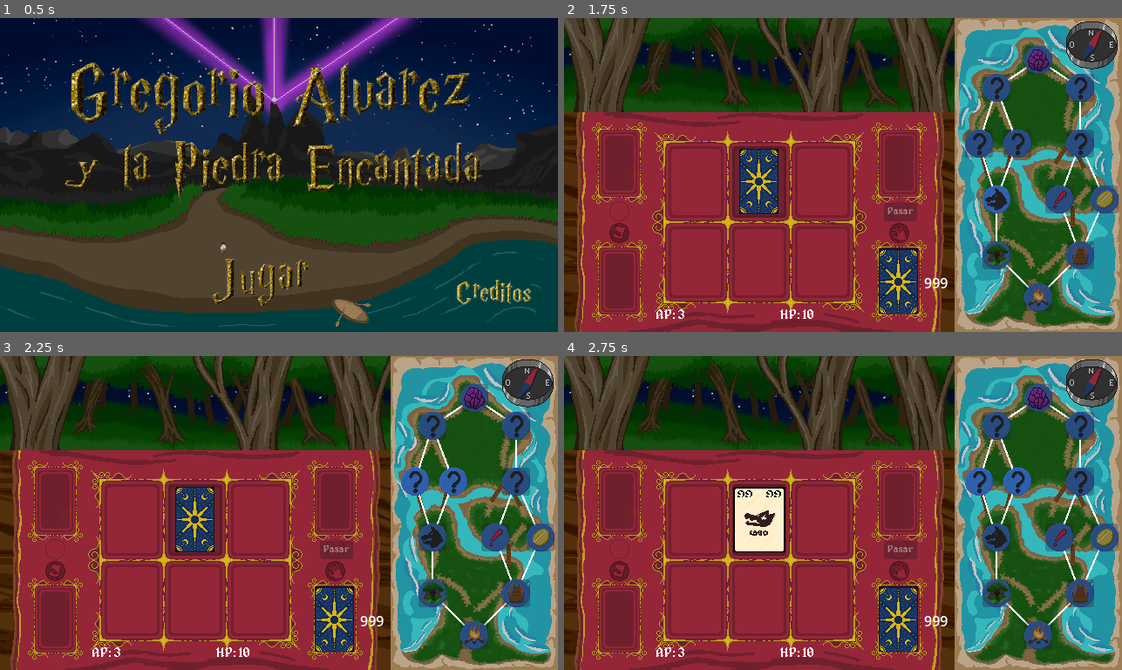
Above: before the commit, frames 1-4 (two rows, left to right).
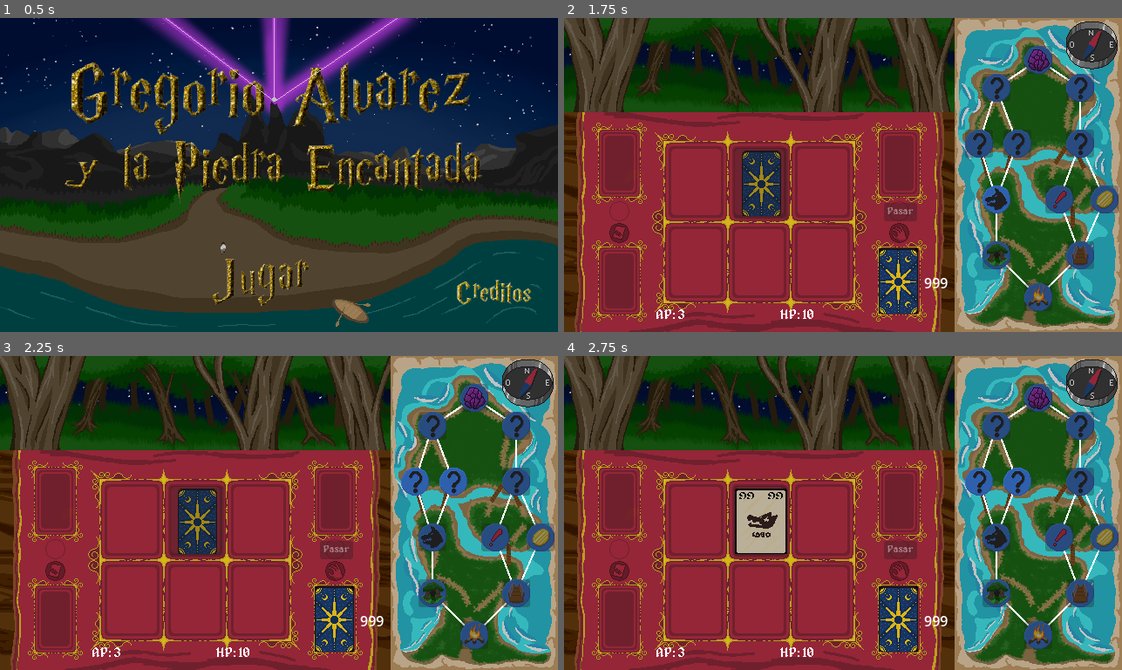
Above: after the commit, the same moments.

Repository: gonzapiacen/Jam-GA-2026
Game: Godot game, scene res://scenes/menu.tscn
Two runs of this game, one before a commit and one after it. Both use one fixed random seed, a clock stepped at 60 frames per second and the inputs below.
Inputs (mouse positions are in pixels of both pictures, inside the frame that each line leads up to):
- Up to frame 1 (0.5 s): no input
- Up to frame 2 (1.75 s): click (826, 281) at 0.5 s; click (999, 256) at 1.27 s
- Up to frame 3 (2.25 s): click (435, 538) at 2 s
- Up to frame 4 (2.75 s): no input

Frame 1 is identical in both runs. In frame 2, 1.2% of the frame differs, in the area x 30-41%, y 40-65%; in frame 3, 1.2%; in frame 4, 2.1%.

Commit message:
El lobo puede ganar. Falta eventos con cartas

Diff:
--- a/scenes/carta.tscn
+++ b/scenes/carta.tscn
@@ -1,7 +1,7 @@
 [gd_scene format=3 uid="uid://dis815jg1ldj4"]
 
 [ext_resource type="Script" uid="uid://ck2bqjec8603u" path="res://scenes/carta_node.gd" id="1_txgwi"]
-[ext_resource type="Texture2D" uid="uid://ctp60vy51om4f" path="res://assets/texturas/frent_carta.png" id="2_rx7pn"]
+[ext_resource type="Texture2D" uid="uid://dk86omf05fgg7" path="res://assets/texturas/carta_vacia.png" id="2_txgwi"]
 [ext_resource type="Texture2D" uid="uid://cvrlu0mc5m605" path="res://assets/texturas/iconos/icono_consumible.png" id="3_3p8e2"]
 [ext_resource type="FontFile" uid="uid://cenlao1rovtkx" path="res://assets/fonts/alagard.ttf" id="3_cc48w"]
 [ext_resource type="Texture2D" uid="uid://6hj6h5x6onmy" path="res://assets/texturas/dorso_cartas.png" id="3_rx7pn"]
@@ -17,8 +17,8 @@
 [node name="Frente" type="Sprite2D" parent="." unique_id=2050905613]
 z_index = 1
 position = Vector2(0, 3.0517578e-05)
-scale = Vector2(1e-05, 1)
-texture = ExtResource("2_rx7pn")
+scale = Vector2(1e-05, 0.75)
+texture = ExtResource("2_txgwi")
 
 [node name="Titulo" type="Label" parent="Frente" unique_id=2013314820]
 visible = false
@@ -66,6 +66,7 @@
 [node name="Area2D" type="Area2D" parent="Frente" unique_id=1419944000]
 z_index = 1
 position = Vector2(0, -3.0517578e-05)
+scale = Vector2(1.3, 1.3)
 
 [node name="CollisionShape2D" type="CollisionShape2D" parent="Frente/Area2D" unique_id=1117827810]
 shape = SubResource("RectangleShape2D_ywsyh")
--- a/scenes/cartas/lobo.tscn
+++ b/scenes/cartas/lobo.tscn
@@ -8,12 +8,17 @@
 [ext_resource type="Texture2D" uid="uid://6hj6h5x6onmy" path="res://assets/texturas/dorso_cartas.png" id="5_p7o5b"]
 
 [node name="Lobo" type="Node2D" unique_id=807223139 node_paths=PackedStringArray("comportamiento")]
-z_index = 2
+z_index = 3
 script = ExtResource("1_2qwhg")
+textura = ExtResource("3_p7o5b")
+nombre = "Lobo"
+descripcion = "Un lobo"
+health = 10
+damage = 12
 comportamiento = NodePath("Efectos/CompLobo")
 
 [node name="Frente" type="Sprite2D" parent="." unique_id=1900998132]
-scale = Vector2(0.75, 0.75)
+scale = Vector2(1e-05, 0.75)
 texture = ExtResource("2_jew85")
 
 [node name="Dibujo" type="Sprite2D" parent="Frente" unique_id=2093908295]
--- a/scenes/game_over.tscn
+++ b/scenes/game_over.tscn
@@ -85,3 +85,6 @@
 layout_mode = 2
 theme = SubResource("Theme_irg28")
 text = "Reintentar"
+
+[connection signal="pressed" from="HBoxContainer/Button" to="." method="_on_main_menu"]
+[connection signal="pressed" from="HBoxContainer/Button2" to="." method="_on_retry"]
--- a/scenes/juego.tscn
+++ b/scenes/juego.tscn
@@ -2,7 +2,6 @@
 
 [ext_resource type="Script" uid="uid://01ha161d76qi" path="res://scripts/juego.gd" id="1_bpkdb"]
 [ext_resource type="FontFile" uid="uid://cenlao1rovtkx" path="res://assets/fonts/alagard.ttf" id="2_ae6e5"]
-[ext_resource type="Script" uid="uid://bkdeyxixl5674" path="res://scripts/enemy.gd" id="3_pncoq"]
 [ext_resource type="Texture2D" uid="uid://dx53us5sswgvd" path="res://assets/texturas/fondo_Bosque.png" id="3_y8n3i"]
 [ext_resource type="PackedScene" uid="uid://dis815jg1ldj4" path="res://scenes/carta.tscn" id="4_d7syh"]
 [ext_resource type="Texture2D" uid="uid://ctp60vy51om4f" path="res://assets/texturas/frent_carta.png" id="4_pncoq"]
@@ -59,19 +58,18 @@
 text = "AP:"
 label_settings = SubResource("LabelSettings_3oebh")
 
-[node name="Enemigo" type="Node2D" parent="." unique_id=1989618205]
-position = Vector2(224, 108)
-script = ExtResource("3_pncoq")
-health = 10
-damage = 12
-
-[node name="Campo" type="Control" parent="Enemigo" unique_id=508245655]
+[node name="Lobo" parent="." unique_id=388588261 instance=ExtResource("5_py3uc")]
+position = Vector2(63, 167)
+
+[node name="Campo" type="Control" parent="Lobo" unique_id=508245655]
 layout_mode = 3
 anchors_preset = 0
-offset_top = 80.0
-offset_bottom = 80.0
-
-[node name="Opcion1" type="Button" parent="Enemigo/Campo" unique_id=462354064]
+offset_left = 161.0
+offset_top = 21.0
+offset_right = 161.0
+offset_bottom = 21.0
+
+[node name="Opcion1" type="Button" parent="Lobo/Campo" unique_id=462354064]
 visible = false
 z_index = 1
 layout_mode = 1
@@ -88,7 +86,7 @@
 grow_vertical = 2
 pivot_offset = Vector2(31, 41)
 
-[node name="Opcion2" type="Button" parent="Enemigo/Campo" unique_id=17764626]
+[node name="Opcion2" type="Button" parent="Lobo/Campo" unique_id=17764626]
 visible = false
 z_index = 1
 layout_mode = 1
@@ -105,7 +103,7 @@
 grow_vertical = 2
 pivot_offset = Vector2(31, 41)
 
-[node name="Opcion3" type="Button" parent="Enemigo/Campo" unique_id=1414869108]
+[node name="Opcion3" type="Button" parent="Lobo/Campo" unique_id=1414869108]
 visible = false
 z_index = 1
 layout_mode = 1
@@ -122,13 +120,9 @@
 grow_vertical = 2
 pivot_offset = Vector2(31, 41)
 
-[node name="Carta" parent="Enemigo" unique_id=527444017 instance=ExtResource("4_d7syh")]
-visible = false
-position = Vector2(-161, 59)
-
-[node name="Lobo" parent="Enemigo" unique_id=388588261 instance=ExtResource("5_py3uc")]
-z_index = 1
-position = Vector2(-161, 59)
+[node name="Carta" parent="Lobo" unique_id=527444017 instance=ExtResource("4_d7syh")]
+visible = false
+z_index = 5
 
 [node name="Jugador" type="Node" parent="." unique_id=57199260]
 script = ExtResource("14_d7syh")
--- a/scripts/c_lobo.gd
+++ b/scripts/c_lobo.gd
@@ -7,7 +7,7 @@
 	Defensa,
 	PreFrenesi
 }
-var estado:= Estado.Neutro
+var estado:= Estado.PreAtk
 var contador: int = 0
 @export var chance_defensa: float = 0.33
 @export var chance_frenesi: float = 0.70
--- a/scripts/enemy.gd
+++ b/scripts/enemy.gd
@@ -12,6 +12,7 @@
 @export var comportamiento: Comportamiento
 
 func ejecutar_turno() -> void:
+	comportamiento.avance_fsm()
 	pass
 
 func elegir_comportamiento() -> void:
--- a/scripts/game_over.gd
+++ b/scripts/game_over.gd
@@ -10,7 +10,9 @@
 	tween.tween_property(nodo_fondo_color, "color", color_fondo, 1)
 
 func _on_retry():
+	get_tree().change_scene_to_file("res://scenes/juego.tscn")
 	pass
 
 func _on_main_menu():
+	get_tree().change_scene_to_file("res://scenes/menu.tscn")
 	pass
--- a/scripts/juego.gd
+++ b/scripts/juego.gd
@@ -7,7 +7,7 @@
 
 # NODOS
 @onready var jugador: Jugador = $Jugador
-@onready var enemigo: Enemy = $Enemigo
+@onready var enemigo: Enemy = $Lobo
 @onready var boton_pasar_turno: Button = $CampoCartas/PasarTurno
 @onready var tablero: Tablero = $Tablero
 var nodo_carta_seleccionada: Carta2D = null
@@ -22,12 +22,17 @@
 	jugador.vida_cambio.connect(_actualizar_vida_jugador)
 	jugador.muerto.connect(_on_jugador_muerto)
 	presentacion_enemigo()
+	Globales.enemigo = $Lobo
+	Globales.jugador = $Jugador
 
 func presentacion_enemigo() -> void:
-	var carta_enemigo = $Enemigo/Lobo
+	var carta_enemigo = $Lobo
 	await get_tree().create_timer(1.0).timeout # PAUSA DRAMATICA
-	carta_enemigo.reparent($Enemigo/Campo/Opcion2,false)
-	carta_enemigo.position = Vector2(31,41)
+	$Lobo/Carta.reparent($Lobo/Campo/Opcion2,false)
+	#carta_enemigo.position = Vector2(31,41)
+	$Lobo.position = Vector2(226.2,190)
+	print($Lobo.position)
+	$Lobo/Campo.position = Vector2(0,0)
 	enemigo.get_node("Campo/Opcion2/").disabled = true
 	enemigo.get_node("Campo/Opcion2/").show()
 	await get_tree().create_timer(1.0).timeout
@@ -56,9 +61,10 @@
 	voltear_carta(carta_robada)
 	print(carta_robada.get_node("Frente/Area2D"))
 	await get_tree().create_timer(.3).timeout # PAUSA DRAMATICA
-	#visual_carta_robada.reparent($Jugador/Mano)
+	#visual_carta_robada.reparent($Tablero/Mano)
 	#visual_carta_robada.position = Vector2(0,0)
 	carta_robada.reparent($Tablero/Mano)
+	tablero.mano.push_back(carta_robada)
 	carta_robada.position = Vector2(0,0)
 	#jugador.mano.push_back(visual_carta_robada)
 
@@ -85,7 +91,7 @@
 		nodo_carta_seleccionada.position.y -= 20
 
 		boton_pasar_turno.disabled = true
-		for slot_enemigo in $Enemigo/Campo.get_children():
+		for slot_enemigo in $Lobo/Campo.get_children():
 			if slot_enemigo.get_child_count() == 1 :
 				slot_enemigo.disabled = false
 		for slot_player in $Jugador/Campo.get_children():
@@ -102,7 +108,7 @@
 			if slot_player.get_child_count() == 0:
 				slot_player.hide()
 
-		for slot_enemigo in $Enemigo/Campo.get_children():
+		for slot_enemigo in $Lobo/Campo.get_children():
 			if slot_enemigo.get_child_count() == 1:
 				slot_enemigo.disabled = true
 	else:
@@ -111,7 +117,7 @@
 		nodo_carta_seleccionada.position.y -= 20
 
 func _elegir_enemigo():
-	var eleccion = await $Enemigo/Campo/Area2D
+	var eleccion = await $Lobo/Campo/Area2D
 	pass
 
 func _aplicar_accion():
@@ -124,14 +130,16 @@
 func empieza_turno_enemigo() -> void:
 	await get_tree().create_timer(3.0).timeout # PAUSA DRAMATICA
 	print("ENEMIGO ATACA")
-	enemigo.attack()
+	Globales.enemigo.ejecutar_turno()
 	await get_tree().create_timer(3.0).timeout # PAUSA DRAMATICA
 	cambiar_turno()
 
 func _on_jugador_muerto():
-	call_deferred("_ir_a_creditos")
-
+	call_deferred("_ir_a_game_over")
+
+#func _ir_a_creditos():
 func _ir_a_game_over():
+	await get_tree().create_timer(1).timeout # PAUSA DRAMATICA
 	get_tree().change_scene_to_file("res://scenes/game_over.tscn")
 
 func cambiar_turno() -> void:
@@ -149,19 +157,19 @@
 
 
 func descartar():
-	for nodo_carta_en_mano in $Jugador/Mano.get_children():
-		jugador.descartar_carta(nodo_carta_en_mano.carta)
+	for nodo_carta_en_mano in $Tablero/Mano.get_children():
+		tablero.descartar_carta(nodo_carta_en_mano.carta)
 
 		# VISUAL
 
-		nodo_carta_en_mano.reparent($Jugador/Descarte)
+		nodo_carta_en_mano.reparent($Tablero/Descarte)
 		nodo_carta_en_mano.position = Vector2(0,0)
 
 		nodo_carta_en_mano.enviar_al_campo.disconnect(_mostrar_opciones)
 		await get_tree().create_timer(.7).timeout # PAUSA DRAMATICA
 
 func _on_pasar_turno_pressed() -> void:
-	jugador.descartar_mano()
+	tablero.descartar_mano()
 	cambiar_turno()
 
 func _on_enemy_slot_pressed(id) -> void:
@@ -181,7 +189,7 @@
 	#carta_esta_seleccionada = false
 
 	boton_pasar_turno.disabled = false
-	#$Enemigo/Campo.hide()
+	#$Lobo/Campo.hide()
 	#$Jugador/Campo.hide()
 
 	for slot_player in $Jugador/Campo.get_children():
--- a/scripts/tablero.gd
+++ b/scripts/tablero.gd
@@ -7,7 +7,7 @@
 @export var mazo_enemigo: Mazo
 
 var mano: Array[Carta2D] = []
-var descarte: Mazo
+var descarte: Array[Carta2D] = []
 
 # ESCENAS
 const ESCENA_LOBO = preload("res://scenes/cartas/lobo.tscn")
@@ -21,6 +21,8 @@
 var campo_jugador: Array[Carta2D] = [null, null, null]
 
 func _ready():
+
+
 
 	var carta_creada
 	for i in range(2):
@@ -48,7 +50,7 @@
 
 func descartar_mano():
 	for carta in mano:
-		descarte.poner_en_tope(mano.pop_back())
+		descartar_carta(carta)
 
 func descartar_carta(carta: Carta2D):
 	mano.erase(carta)
@@ -60,7 +62,7 @@
 	return temp
 
 func colocar_descarte_en_mazo():
-	mazo_jugador.cartas.append_array(descarte.cartas)
+	mazo_jugador.cartas.append_array(descarte)
 	mazo_jugador.shuffle()
 	descarte.clear()
 
